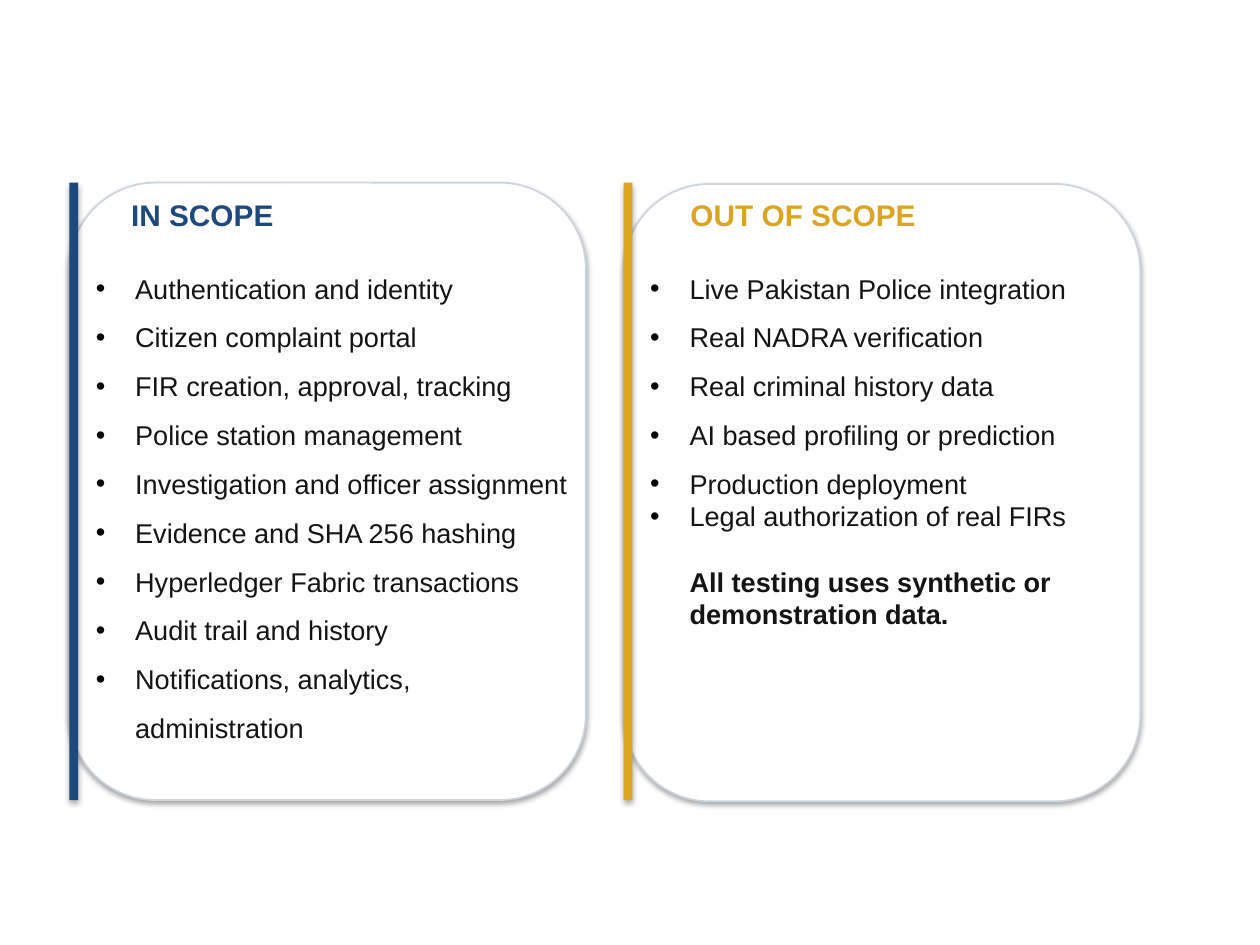
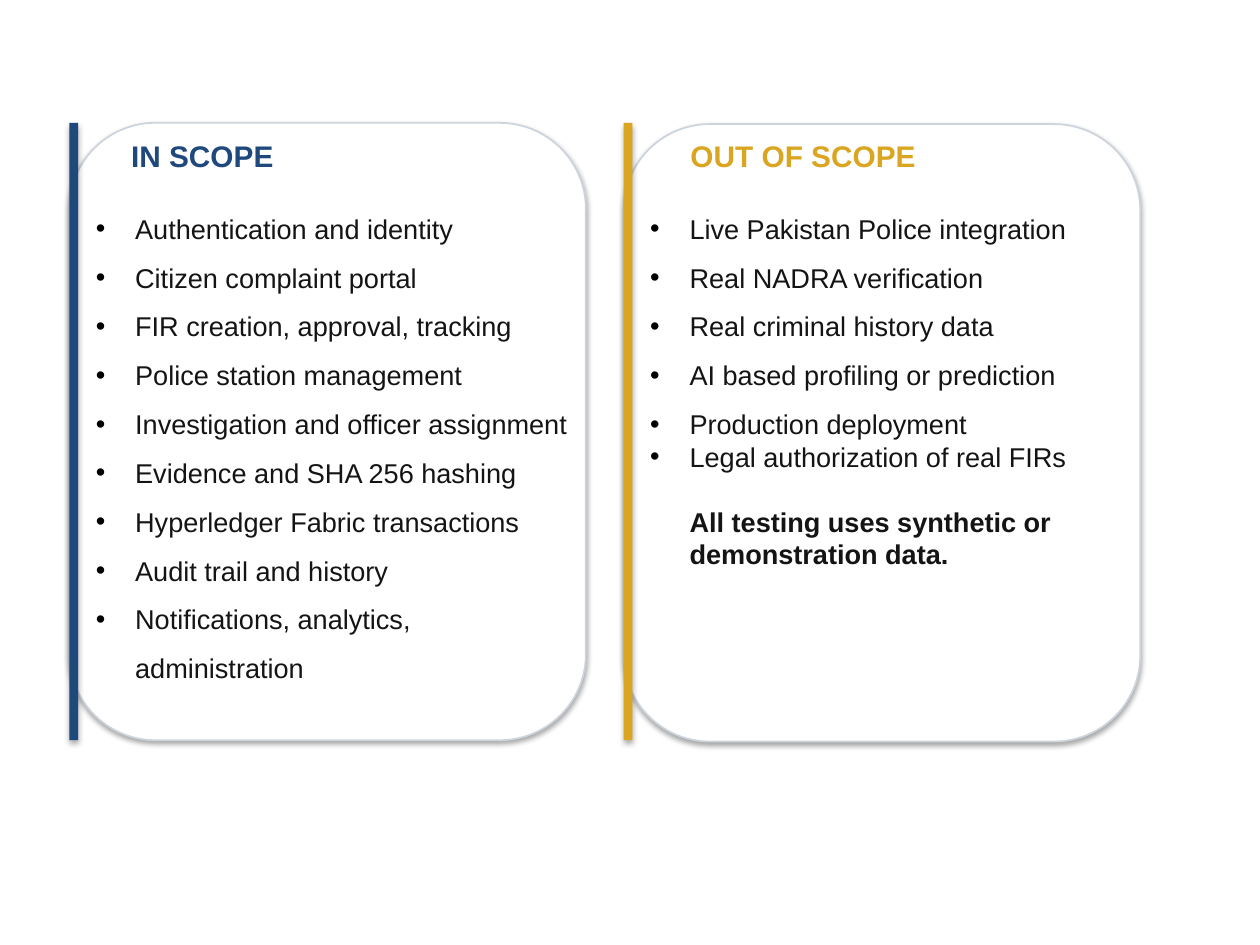
Before and after one commit to Sharaiz333/FYPBSCS_Digital-FIR-blockchain_2026, a slide deck: slide 17 of Final_Digital_FIR_Final_FYP_Presentation.pptx. Drawn at 1260x945 pixels with LibreOffice and Linux fonts; fonts in the diff are those of the drawing; background and template pictures are left out. Boxes give left, top, right and bottom in pixels: in the first picture for what was removed or moved away, otherwise in the second. Text is boxed around its words. In the diff, an @@ line names an element or a change of style, - is before the commit and + after.

Commit message:
Made final changes

```diff
--- a/Final_Digital_FIR_Final_FYP_Presentation.pptx
+++ b/Final_Digital_FIR_Final_FYP_Presentation.pptx
@@ 4 texts, 2 rounded rectangles, 2 rectangles, 1 title: place and size @@
-4 texts, 2 rounded rectangles, 2 rectangles, 1 title at <box>69,183,1140,801</box>
+4 texts, 2 rounded rectangles, 2 rectangles, 1 title at <box>69,123,1140,742</box>
```
